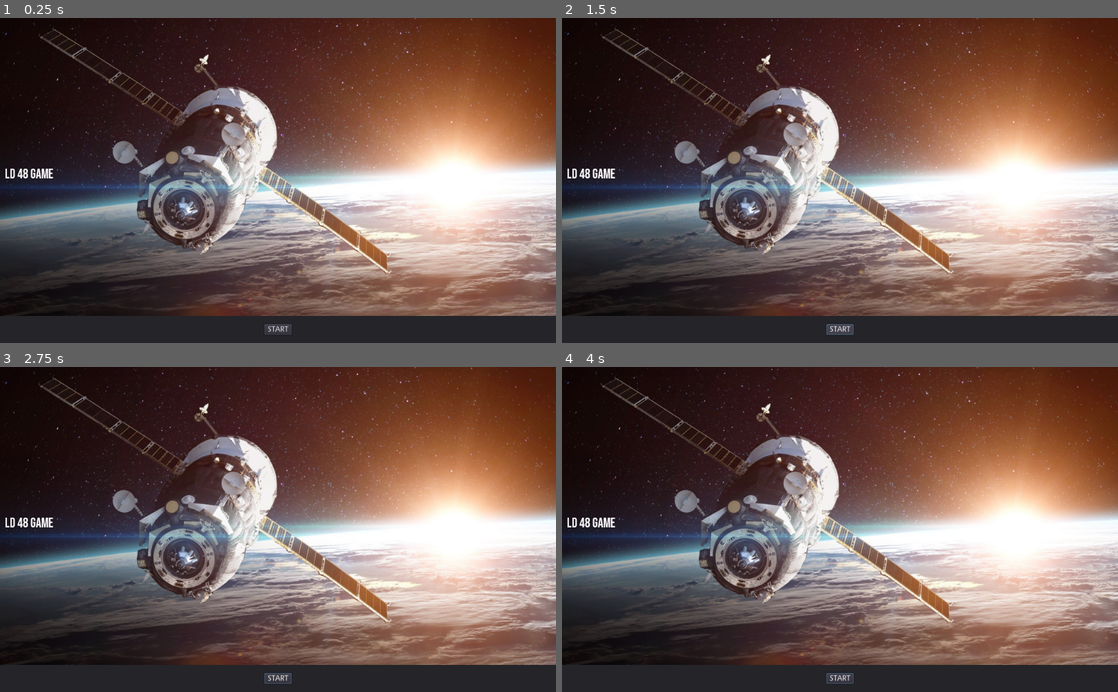
Above: before the commit, frames 1-4 (two rows, left to right).
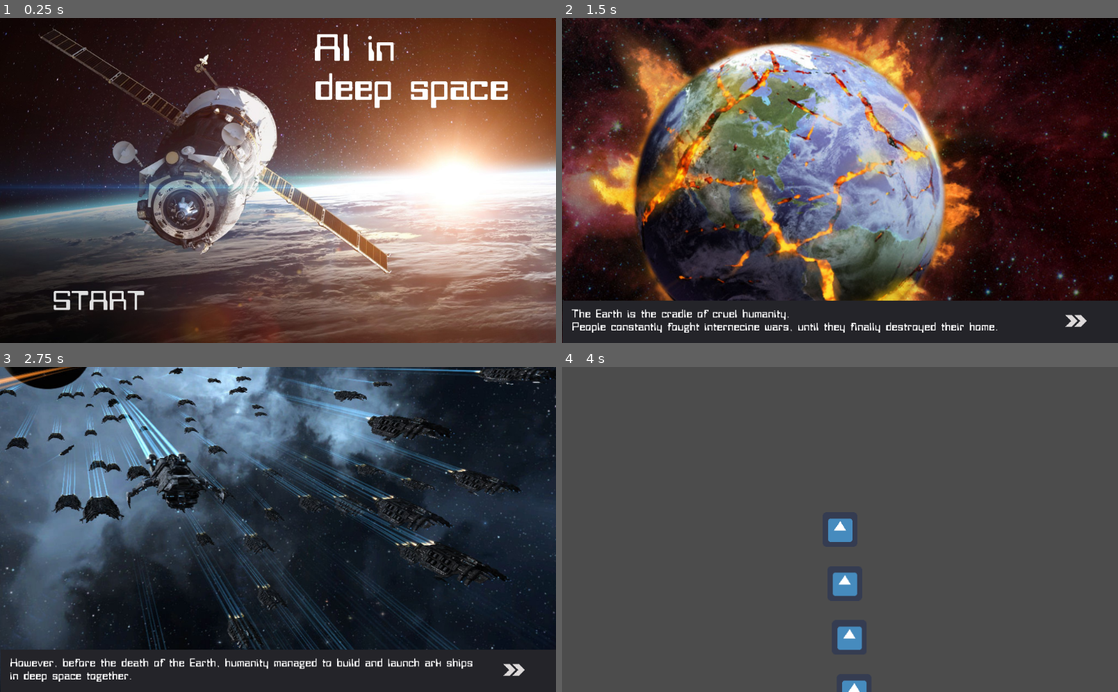
Above: after the commit, the same moments.

Repository: Trizalio/LD48
Game: Godot game, scene res://scenes/ui/main_menu.tscn
The game is run twice, just before and just after one commit, with the same random seed, the same clock (stepped at 60 frames per second) and the same inputs. The engine's default icon, where the game draws it, is replaced by a stand-in: a white triangle on a blue panel in a dark square.
Inputs (mouse positions are in pixels of both pictures, inside the frame that each line leads up to):
- Up to frame 1 (0.25 s): no input
- Up to frame 2 (1.5 s): click "START" at 0.5 s; click (840, 330) at 1.25 s, where only the run before the commit has a clickable "START"
- Up to frame 3 (2.75 s): click (511, 669) at 2.02 s
- Up to frame 4 (4 s): click (1073, 669) at 2.77 s; click (1073, 669) at 3.5 s, where only the run after the commit has a clickable "Play"

The runs differ from the first frame. In frame 1, 10% of the frame differs, in the area x 0-100%, y 4-100%; in frame 2, 82%; in frame 3, 87%; in frame 4, 94%, in the area x 0-100%, y 0-100%.

Commit message:
celestial_body

Diff:
--- a/resources/fonts/Karma_Suture.tres
+++ b/resources/fonts/Karma_Suture.tres
@@ -3,4 +3,5 @@
 [ext_resource path="res://resources/fonts/KarmaSuture.ttf" type="DynamicFontData" id=1]
 
 [resource]
+size = 50
 font_data = ExtResource( 1 )
--- /dev/null
+++ b/scenes/celestial_body.tscn
@@ -0,0 +1,60 @@
+[gd_scene load_steps=21 format=2]
+
+[ext_resource path="res://resources/Pics/Planets/EarthLike/o-1trxzL40o.png" type="Texture" id=1]
+[ext_resource path="res://resources/Pics/Planets/IcePlanet/png-transparent-mid-blue-moon-christmas-blue-moon-mid-autumn-festival.png" type="Texture" id=2]
+[ext_resource path="res://resources/Pics/Planets/IcePlanet/581dd510420d91583488478f.png" type="Texture" id=3]
+[ext_resource path="res://resources/Pics/Planets/IcePlanet/AJX6_1_20190615311589785.png" type="Texture" id=4]
+[ext_resource path="res://resources/Pics/Planets/Gas/saturn-clipart-transparent.png" type="Texture" id=5]
+[ext_resource path="res://resources/Pics/Planets/Gas/Saturn-OLZY-1024x781.png" type="Texture" id=6]
+[ext_resource path="res://resources/Pics/Planets/Stars/png-transparent-planet-earth-planet-miscellaneous-orange-earth.png" type="Texture" id=7]
+[ext_resource path="res://resources/Pics/Planets/IcePlanet/png-clipart-moon-illustration-blue-sky-and-the-full-moon-texture-blue.png" type="Texture" id=8]
+[ext_resource path="res://resources/Pics/Planets/Stars/png-transparent-light-a-sun-sunlight-light-sun.png" type="Texture" id=9]
+[ext_resource path="res://resources/Pics/Planets/Gas/п-анеты-со-нечной-системы-сатурн-84223220.png" type="Texture" id=10]
+[ext_resource path="res://resources/Pics/Planets/Stars/44-443954_i-do-not-teach-anyone-i-only-provide.png" type="Texture" id=11]
+[ext_resource path="res://resources/Pics/Planets/EarthLike/107957-middle.png" type="Texture" id=12]
+[ext_resource path="res://resources/Pics/Planets/DwarfPlanet/png-clipart-earth-venus-planet-solar-system-desktop-earth-earth-venus.png" type="Texture" id=13]
+[ext_resource path="res://resources/Pics/Planets/EarthLike/image1.png" type="Texture" id=14]
+[ext_resource path="res://resources/Pics/Planets/Stars/png-transparent-planet-solar-wind-solar-system-planet-miscellaneous-recipe-atmosphere.png" type="Texture" id=15]
+[ext_resource path="res://resources/Pics/Planets/Stars/png-clipart-orange-moon-planet-yellow-hot-planet-miscellaneous-blue.png" type="Texture" id=16]
+[ext_resource path="res://resources/Pics/Planets/DwarfPlanet/png-clipart-discovery-of-neptune-outer-planets-giant-planet-planet-miscellaneous-purple.png" type="Texture" id=17]
+[ext_resource path="res://resources/Pics/Planets/DwarfPlanet/252045013001212.png" type="Texture" id=18]
+[ext_resource path="res://resources/Pics/spaceship/spaceship_small.png" type="Texture" id=19]
+
+[sub_resource type="SpriteFrames" id=1]
+animations = [ {
+"frames": [ ExtResource( 16 ), ExtResource( 9 ), ExtResource( 15 ), ExtResource( 7 ), ExtResource( 11 ) ],
+"loop": true,
+"name": "star",
+"speed": 1.0
+}, {
+"frames": [ ExtResource( 12 ), ExtResource( 1 ), ExtResource( 14 ) ],
+"loop": true,
+"name": "terrestrial planet",
+"speed": 5.0
+}, {
+"frames": [ ExtResource( 6 ), ExtResource( 5 ), ExtResource( 10 ) ],
+"loop": true,
+"name": "gas giants",
+"speed": 1.0
+}, {
+"frames": [ ExtResource( 3 ), ExtResource( 4 ), ExtResource( 8 ), ExtResource( 2 ) ],
+"loop": true,
+"name": "ice giants",
+"speed": 1.0
+}, {
+"frames": [ ExtResource( 13 ), ExtResource( 18 ), ExtResource( 17 ) ],
+"loop": true,
+"name": "dwarf planets",
+"speed": 1.0
+}, {
+"frames": [ ExtResource( 19 ) ],
+"loop": true,
+"name": "spaceship",
+"speed": 5.0
+} ]
+
+[node name="AnimatedSprite" type="AnimatedSprite"]
+position = Vector2( 2.37842, 2.37836 )
+scale = Vector2( 0.833511, 0.847537 )
+frames = SubResource( 1 )
+animation = "gas giants"
--- a/scenes/ui/main_menu.tscn
+++ b/scenes/ui/main_menu.tscn
@@ -1,18 +1,24 @@
-[gd_scene load_steps=4 format=2]
+[gd_scene load_steps=7 format=2]
 
-[ext_resource path="res://resources/fonts/bebas-neue-font.tres" type="DynamicFont" id=1]
+[ext_resource path="res://resources/fonts/Bitwise.ttf" type="DynamicFontData" id=1]
 [ext_resource path="res://scripts/ui/main_menu.gd" type="Script" id=2]
 [ext_resource path="res://resources/Pics/vadim-sadovski-by-vadim-sadovski-orbit.jpg" type="Texture" id=3]
+[ext_resource path="res://resources/Sounds/MainMenu.wav" type="AudioStream" id=4]
 
-[node name="VBoxContainer" type="VBoxContainer"]
+[sub_resource type="DynamicFont" id=1]
+size = 70
+font_data = ExtResource( 1 )
+
+[sub_resource type="DynamicFont" id=2]
+size = 50
+font_data = ExtResource( 1 )
+
+[node name="VBoxContainer" type="Control"]
 anchor_right = 1.0
 anchor_bottom = 1.0
 size_flags_horizontal = 3
 size_flags_vertical = 3
 script = ExtResource( 2 )
-__meta__ = {
-"_edit_use_anchors_": false
-}
 
 [node name="vadim-sadovski-by-vadim-sadovski-orbit" type="Sprite" parent="."]
 position = Vector2( 516.488, 317.77 )
@@ -21,7 +27,7 @@
 
 [node name="Control" type="Control" parent="."]
 margin_right = 1024.0
-margin_bottom = 546.0
+margin_bottom = 569.0
 size_flags_horizontal = 3
 size_flags_vertical = 3
 size_flags_stretch_ratio = 11.0
@@ -33,40 +39,38 @@
 anchor_top = 0.5
 anchor_right = 1.0
 anchor_bottom = 0.5
-margin_left = 9.0
-margin_bottom = 85.0
+margin_left = 578.0
+margin_top = -259.5
+margin_right = -46.0
+margin_bottom = -77.5
 rect_min_size = Vector2( 0, 85 )
 size_flags_horizontal = 3
 size_flags_vertical = 3
-custom_fonts/normal_font = ExtResource( 1 )
+custom_fonts/normal_font = SubResource( 1 )
 tab_size = 5
-text = "LD 48 GAME"
+text = "AI in
+deep space"
 scroll_active = false
 __meta__ = {
 "_edit_use_anchors_": false
 }
 
-[node name="Panel" type="Panel" parent="."]
-margin_top = 550.0
-margin_right = 1024.0
-margin_bottom = 600.0
-size_flags_horizontal = 3
-size_flags_vertical = 3
+[node name="AudioStreamPlayer" type="AudioStreamPlayer" parent="Control"]
+stream = ExtResource( 4 )
+autoplay = true
+
+[node name="Button" type="Button" parent="."]
+margin_left = 88.4136
+margin_top = 497.037
+margin_right = 276.414
+margin_bottom = 554.037
+focus_mode = 0
+custom_fonts/font = SubResource( 2 )
+enabled_focus_mode = 0
+text = "START"
+flat = true
 __meta__ = {
 "_edit_use_anchors_": false
 }
-
-[node name="Button" type="Button" parent="Panel"]
-anchor_left = 0.5
-anchor_top = 0.5
-anchor_right = 0.5
-anchor_bottom = 0.5
-margin_left = -25.0
-margin_top = -10.0
-margin_right = 25.0
-margin_bottom = 10.0
-text = "START"
-__meta__ = {
-"_edit_use_anchors_": false
-}
-[connection signal="pressed" from="Panel/Button" to="." method="start_btn_click_handler"]
+[connection signal="pressed" from="Button" to="." method="_on_Button_pressed"]
+[connection signal="pressed" from="Button" to="." method="start_btn_click_handler"]
--- a/scripts/ui/main_menu.gd
+++ b/scripts/ui/main_menu.gd
@@ -2,3 +2,8 @@
 
 func start_btn_click_handler():
 	print('start');
+
+
+
+func _on_Button_pressed():
+	get_tree().change_scene("res://scenes/ui/intro.tscn")
Binary file added: resources/Pics/Planets/DwarfPlanet/252045013001212.png
Not shown, added: resources/Pics/Planets/DwarfPlanet/252045013001212.png.import
Not shown, added: resources/Pics/Planets/DwarfPlanet/252045013001212_1.png.import
Binary file added: resources/Pics/Planets/DwarfPlanet/png-clipart-discovery-of-neptune-outer-planets-giant-planet-planet-miscellaneous-purple.png
Not shown, added: resources/Pics/Planets/DwarfPlanet/png-clipart-discovery-of-neptune-outer-planets-giant-planet-planet-miscellaneous-purple.png.import
Binary file added: resources/Pics/Planets/DwarfPlanet/png-clipart-earth-venus-planet-solar-system-desktop-earth-earth-venus.png
Not shown, added: resources/Pics/Planets/DwarfPlanet/png-clipart-earth-venus-planet-solar-system-desktop-earth-earth-venus.png.import
Binary file added: resources/Pics/Planets/EarthLike/107957-middle.png
Not shown, added: resources/Pics/Planets/EarthLike/107957-middle.png.import
Binary file added: resources/Pics/Planets/EarthLike/image1.png
Not shown, added: resources/Pics/Planets/EarthLike/image1.png.import
Binary file added: resources/Pics/Planets/EarthLike/o-1trxzL40o.png
(and 33 more such lines)
